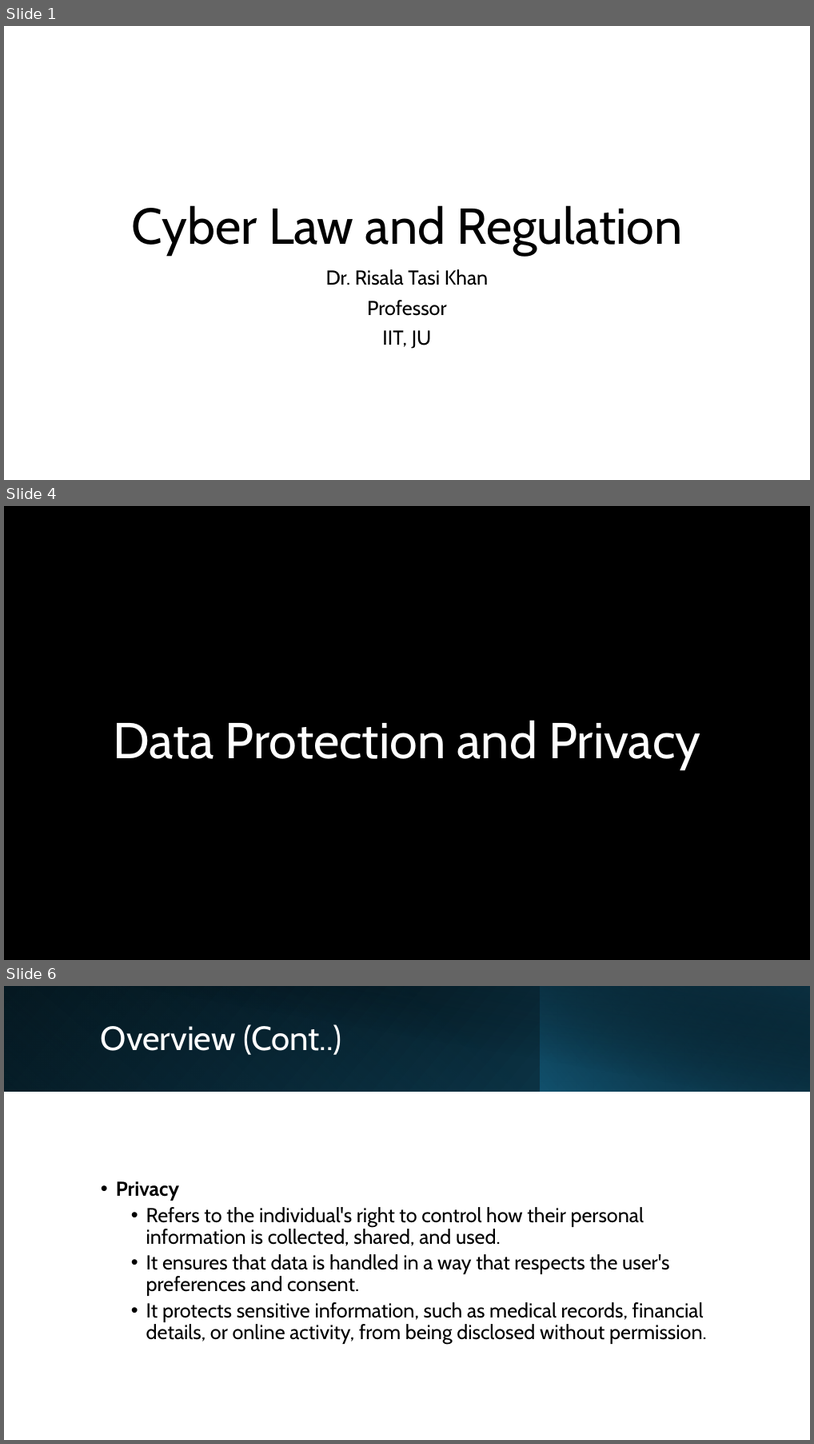
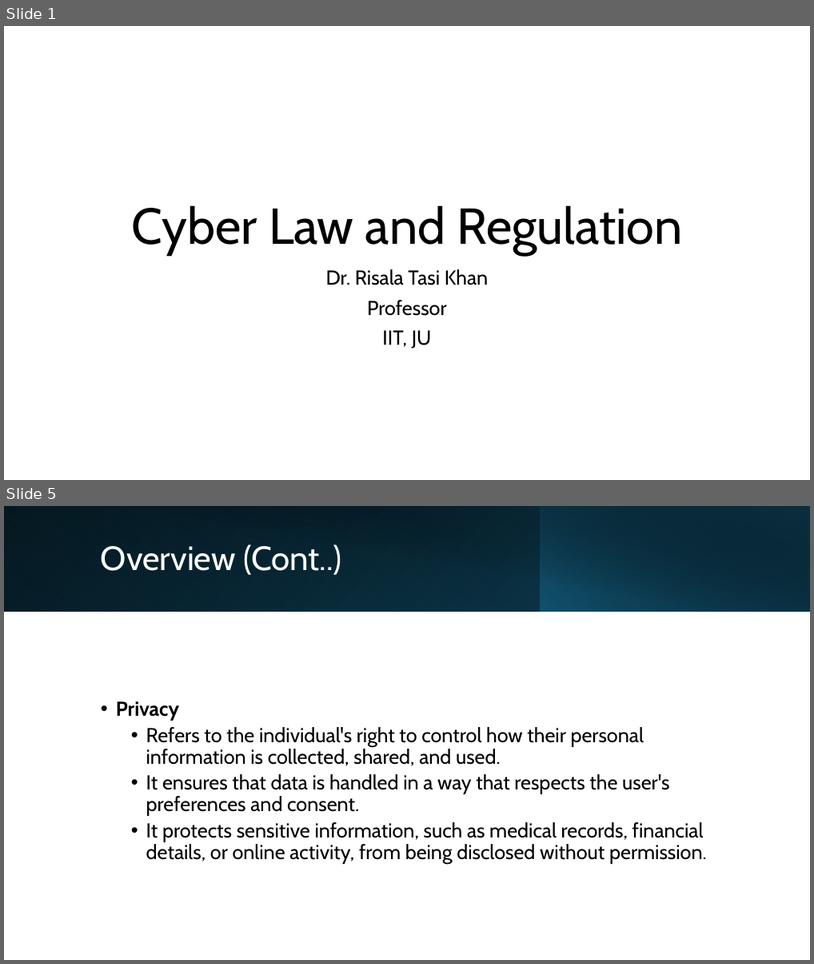
Before and after one commit to shakiliitju/M.Sc-in-ICT, a slide deck: Semester 2/Applied Cyber Security/Lecture/L7.pptx. Shown one above the other, each under a label of ours: slides 1, 4 and 6 before the commit, slides 1 and 5 after it; the slides between them are not shown. The pictures are 814x1444 and 814x964 pixels, drawn with LibreOffice and Linux fonts; fonts in the diff are those of the drawing; background and template pictures are left out. Boxes give left, top, right and bottom in pixels: in the first picture for what was removed or moved away, otherwise in the second. Text is boxed around its words. In the diff, an @@ line names an element or a change of style, - is before the commit and + after.

```diff
--- a/Semester 2/Applied Cyber Security/Lecture/L7.pptx
+++ b/Semester 2/Applied Cyber Security/Lecture/L7.pptx
@@ slide 4 removed at (4, 506, 810, 960), background picture (left out) @@
@@ title removed at (113, 720, 701, 769) @@
-Data Protection and Privacy
@@ what was slide 6 is now slide 5 @@
```
Also in this commit, not shown: 26 slides changed, 1 other slide removed.
